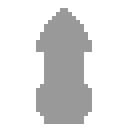
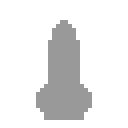
Layer changes from the first 128 x 128 image to the second:
removed layer "Layer 0" (was 40%) over [left=36, top=8, right=92, bottom=124]
added layer "Layer 0 copy" (40%) above "Layer 2" over [left=36, top=20, right=92, bottom=116]
